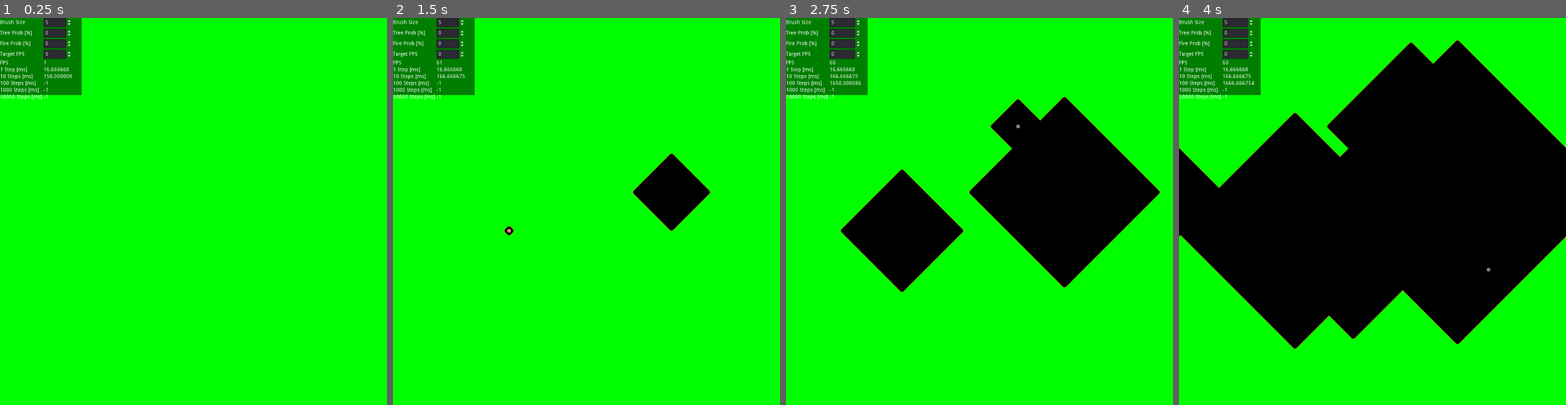
Above: before the commit, frames 1-4 (left to right).
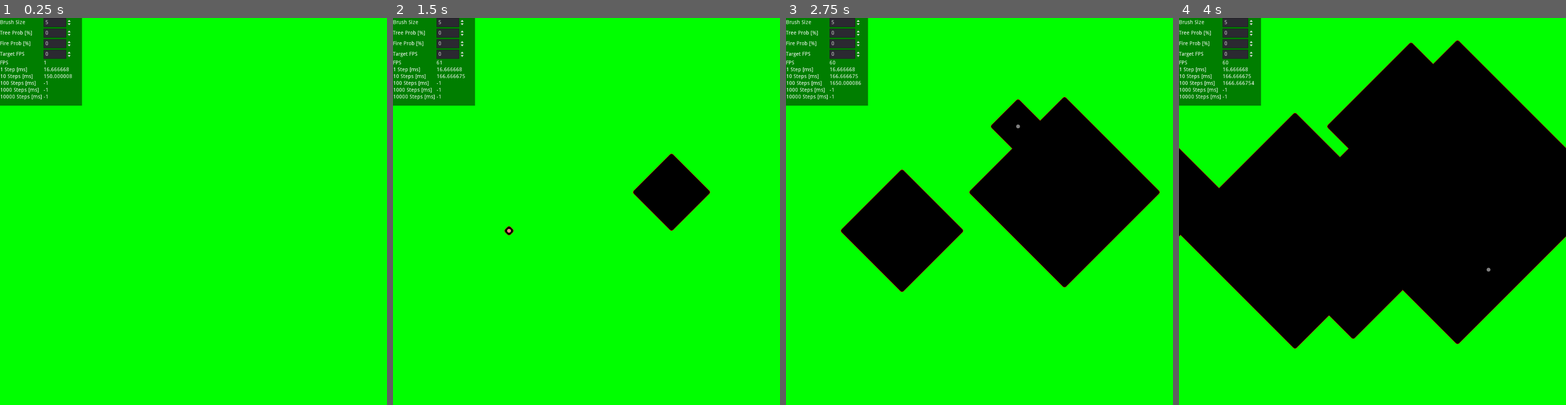
Above: after the commit, the same moments.

Repository: max-deutsch/cellular-map
Game: Godot game, scene res://ForestFire.tscn
Two runs of this game, one before a commit and one after it. Both use one fixed random seed, a clock stepped at 60 frames per second and the inputs below.
Inputs (mouse positions are in pixels of both pictures, inside the frame that each line leads up to):
- Up to frame 1 (0.25 s): no input
- Up to frame 2 (1.5 s): tap Enter at 0.5 s; move the mouse to (671, 192) at 0.52 s; click (671, 192) at 0.67 s; move the mouse to (509, 230) at 1.27 s; click (509, 230) at 1.42 s
- Up to frame 3 (2.75 s): move the mouse to (1018, 126) at 2.02 s; click (1018, 126) at 2.17 s
- Up to frame 4 (4 s): move the mouse to (1353, 288) at 2.77 s; click (1353, 288) at 2.92 s; move the mouse to (1488, 269) at 3.52 s; click (1488, 269) at 3.67 s

The runs differ from the first frame. In frame 1, 0.6% of the frame differs, in the area x 0-22%, y 0-23%; in frame 2, 0.6%; in frame 3, 0.6%; in frame 4, 0.6%.

Commit message:
Adjust UI Panel size

Diff:
--- a/ForestFire.tscn
+++ b/ForestFire.tscn
@@ -47,8 +47,8 @@
 script = ExtResource( 5 )
 
 [node name="UIContainer" type="Panel" parent="."]
-margin_right = 216.0
-margin_bottom = 204.0
+margin_right = 217.0
+margin_bottom = 232.0
 input_pass_on_modal_close_click = false
 custom_styles/panel = SubResource( 3 )
 
